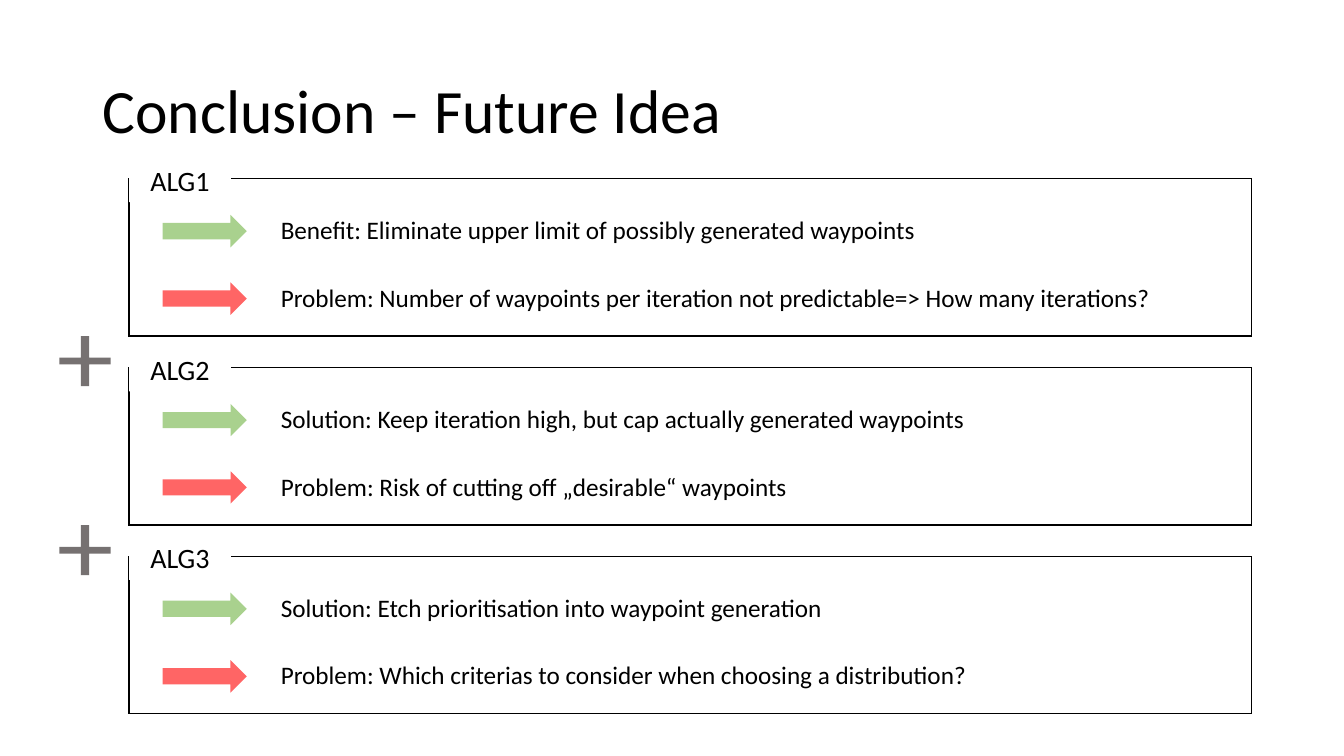
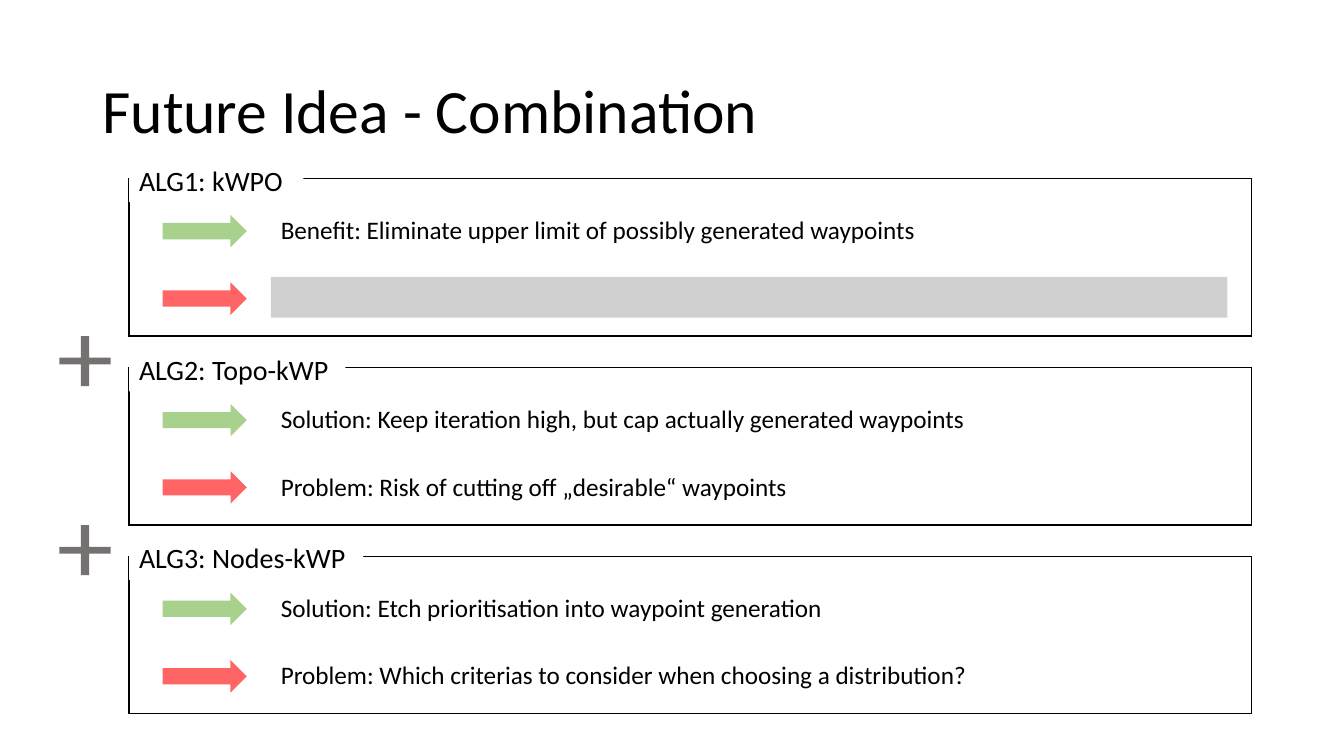
Before and after one commit to gajanns/Fachprojekt_Code, a slide deck: slide 22 of Presentation/Fachprojekt_Presentation1_Final.pptx (slide 17 before the commit). Drawn at 1344x756 pixels with LibreOffice and Linux fonts; fonts in the diff are those of the drawing; grey boxes stand for pictures. Boxes give left, top, right and bottom in pixels: in the first picture for what was removed or moved away, otherwise in the second. Text is boxed around its words. In the diff, an @@ line names an element or a change of style, - is before the commit and + after.

```diff
--- a/Presentation/Fachprojekt_Presentation1_Final.pptx
+++ b/Presentation/Fachprojekt_Presentation1_Final.pptx
@@ title at (102,90,757,134): text changed @@
-Conclusion – Future Idea
+Future Idea - Combination
@@ text at (139,171,283,192): text changed @@
-ALG1
+ALG1: kWPO
@@ picture added at (271,277,1228,318) @@
@@ text removed at (281,289,1149,311) @@
-Problem: Number of waypoints per iteration not predictable=> How many iterations?
@@ text at (139,360,328,385): text changed @@
-ALG2
+ALG2: Topo-kWP
@@ text at (139,548,345,569): text changed @@
-ALG3
+ALG3: Nodes-kWP
```
Also in this commit, not shown: 3 other slides changed, 5 slides added.
